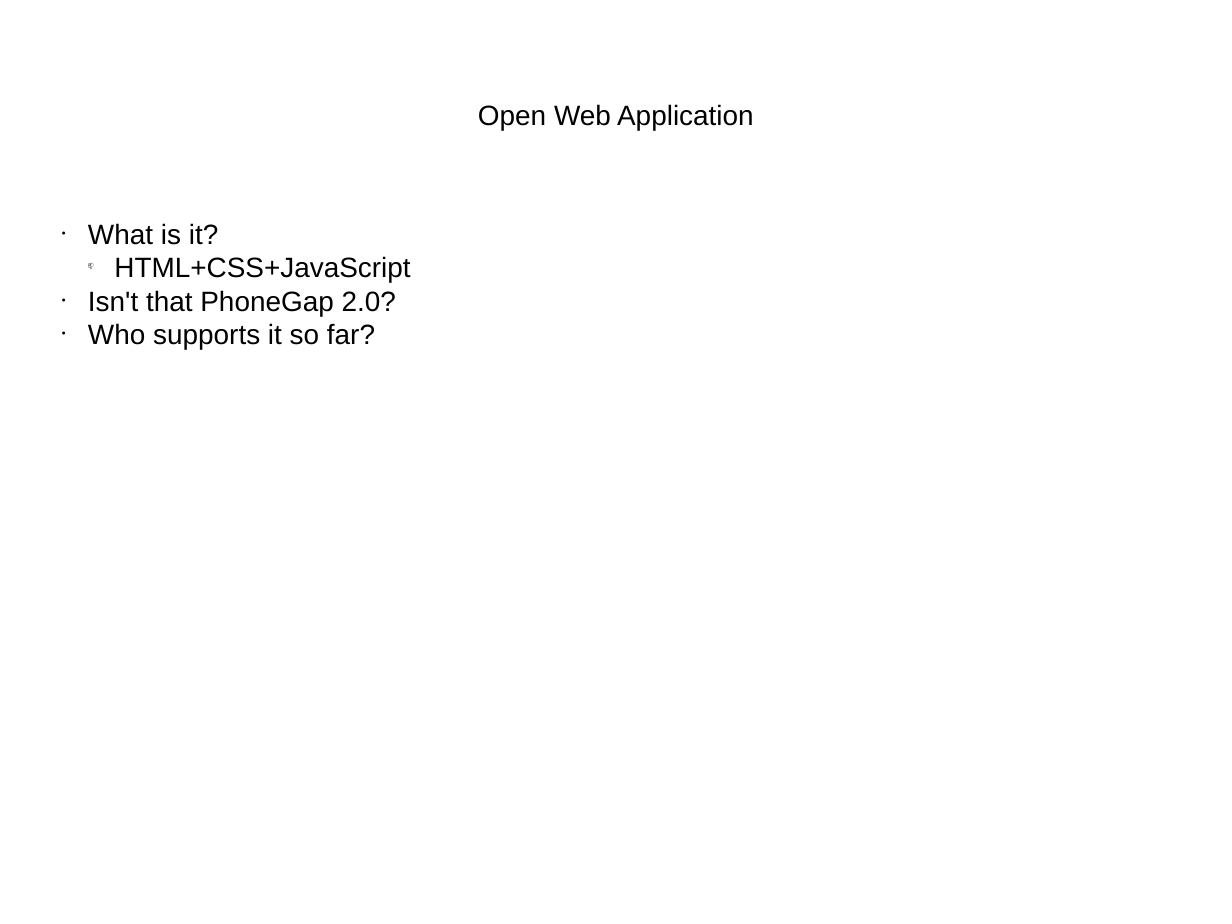
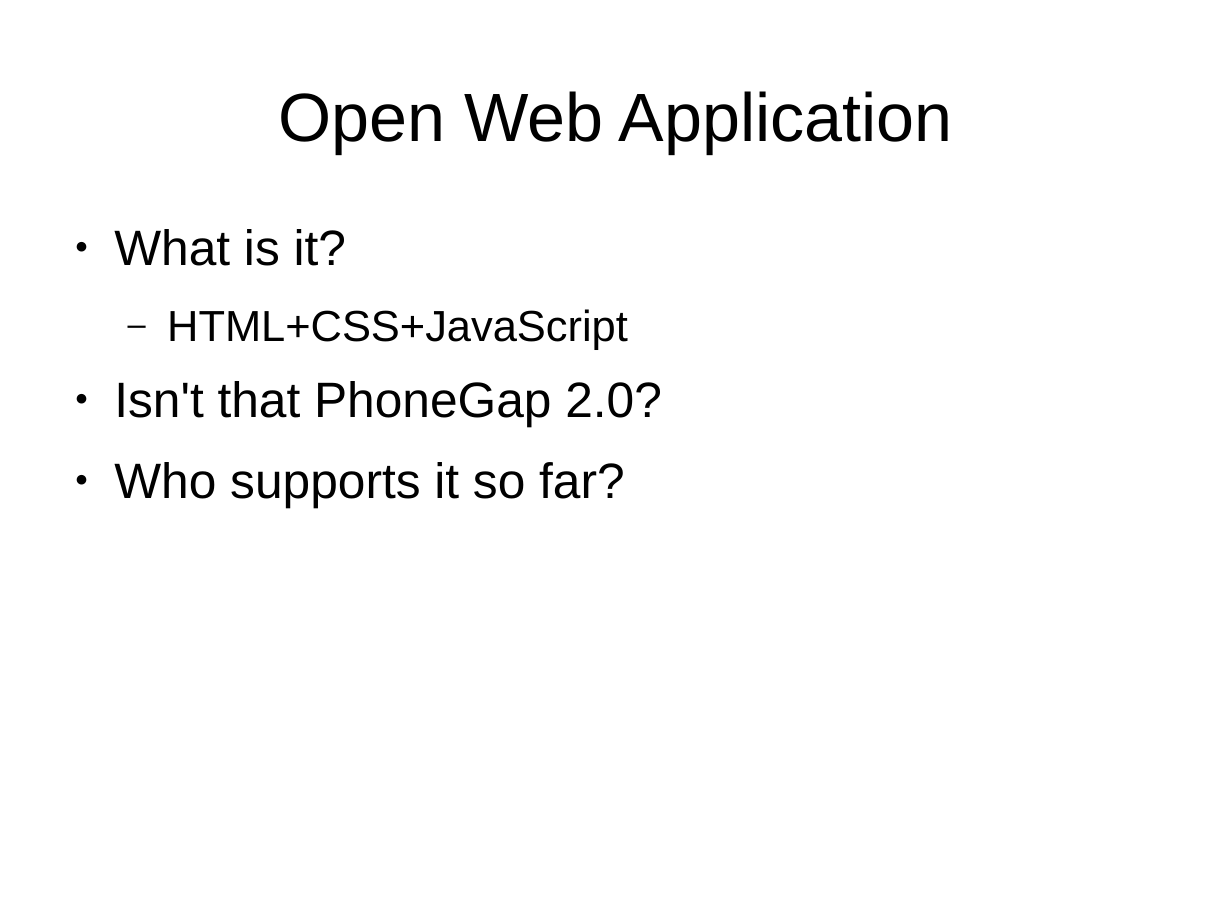
Before and after one commit to ymihaylov/Firefox-OS-Documentation-Project, a slide deck: slide 2 of Applications-Slides.pptx. Drawn at 1232x924 pixels with LibreOffice and Linux fonts; fonts in the diff are those of the drawing. Boxes give left, top, right and bottom in pixels: in the first picture for what was removed or moved away, otherwise in the second. Text is boxed around its words. In the diff, an @@ line names an element or a change of style, - is before the commit and + after.

```diff
--- a/Applications-Slides.pptx
+++ b/Applications-Slides.pptx
@@ title "Open Web Application" at [278,91,953,153]: size 18 to 44 pt @@
@@ text "What is it?" at [114,229,662,508]: size 18 to 32 pt in "What is it?", "Isn't that PhoneGap 2.0?", "Who supports it so far?"; size 18 to 28 pt in "HTML+CSS+JavaScript"; indent changed; more space between paragraphs; bullet 📫 to – @@
```
Also in this commit, not shown: 13 other slides changed, 1 slide added, 1 slide removed.
